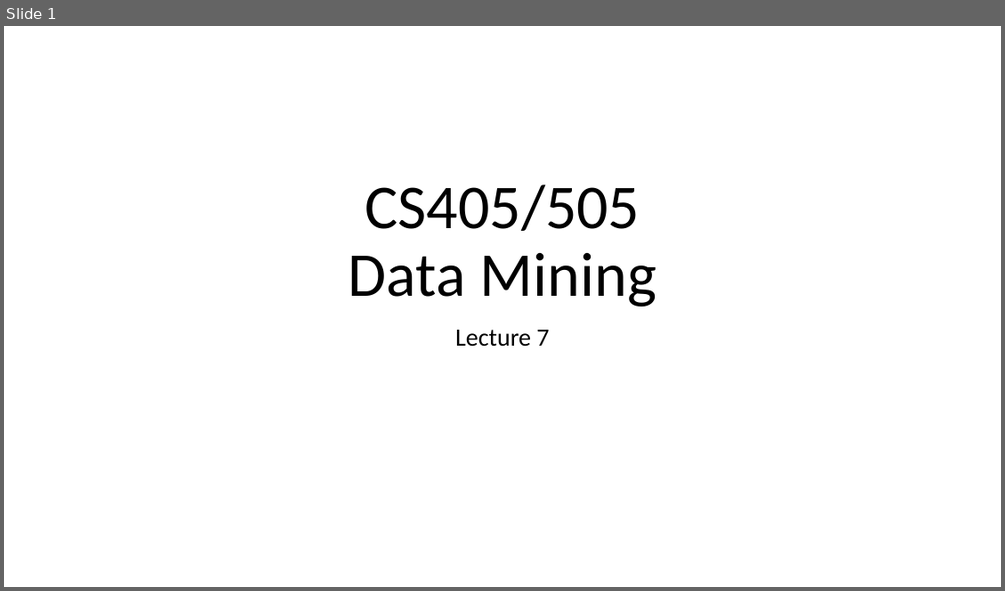
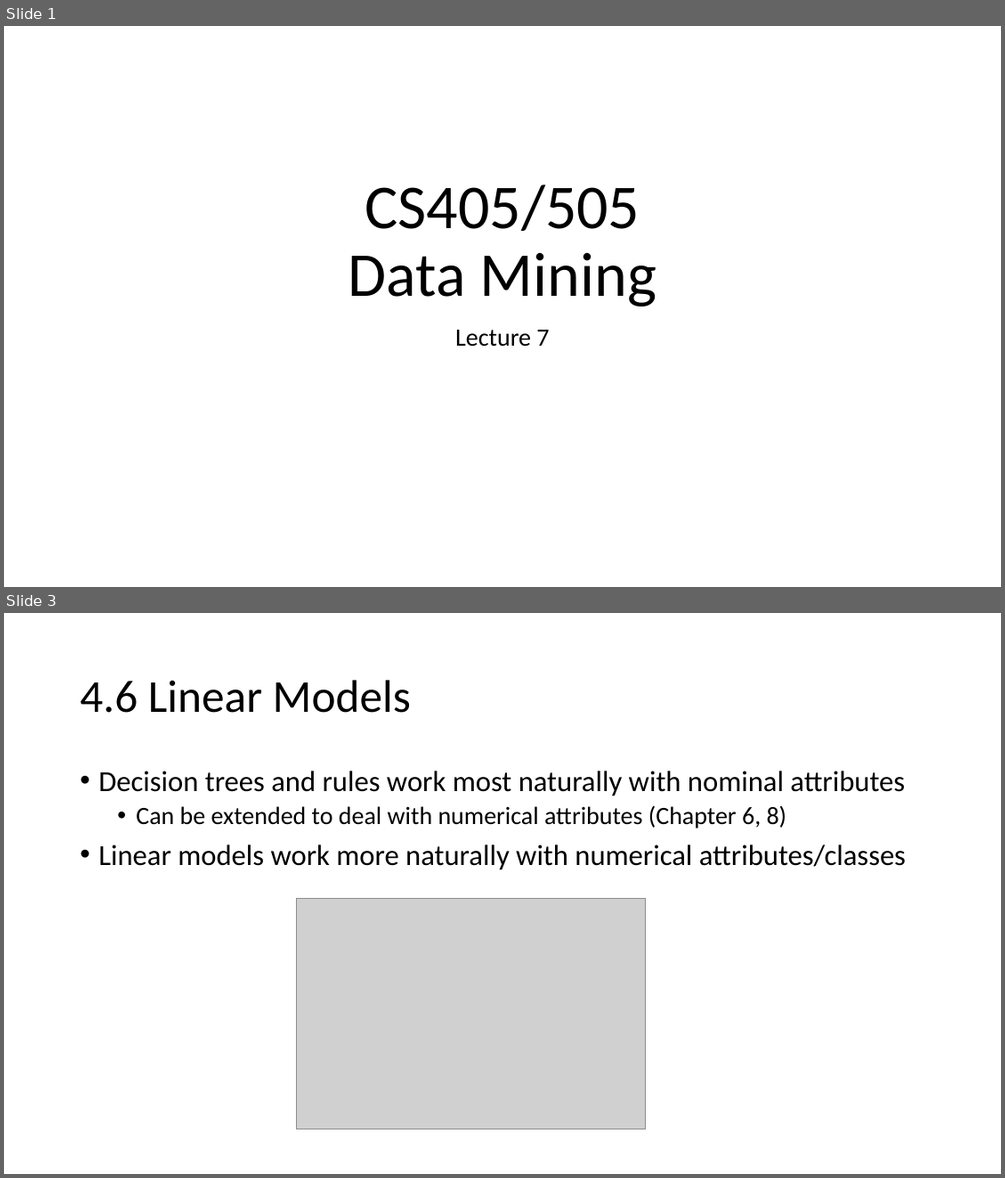
Before and after one commit to russellu/cs405, a slide deck: Lecture_07.pptx. Shown one above the other, each under a label of ours: slide 1 before the commit, slides 1 and 3 after it; the slides between them are not shown. The pictures are 1005x591 and 1005x1178 pixels, drawn with LibreOffice and Linux fonts; fonts in the diff are those of the drawing; grey boxes stand for pictures. Boxes give left, top, right and bottom in pixels: in the first picture for what was removed or moved away, otherwise in the second. Text is boxed around its words. In the diff, an @@ line names an element or a change of style, - is before the commit and + after.

```diff
--- a/Lecture_07.pptx
+++ b/Lecture_07.pptx
@@ slide 3 added at [4,613,1001,1174], background #FFFFFF @@
@@ title added at [80,680,411,713], 44 pt, text #000000 @@
+4.6 Linear Models
@@ text added at [98,771,906,870], 28 pt, text #000000 @@
+• Decision trees and rules work most naturally with nominal attributes
+  • Can be extended to deal with numerical attributes (Chapter 6, 8)
+• Linear models work more naturally with numerical attributes/classes
@@ picture added at [297,899,646,1130] @@
```
Also in this commit, not shown: 1 slide changed, 6 other slides added.
